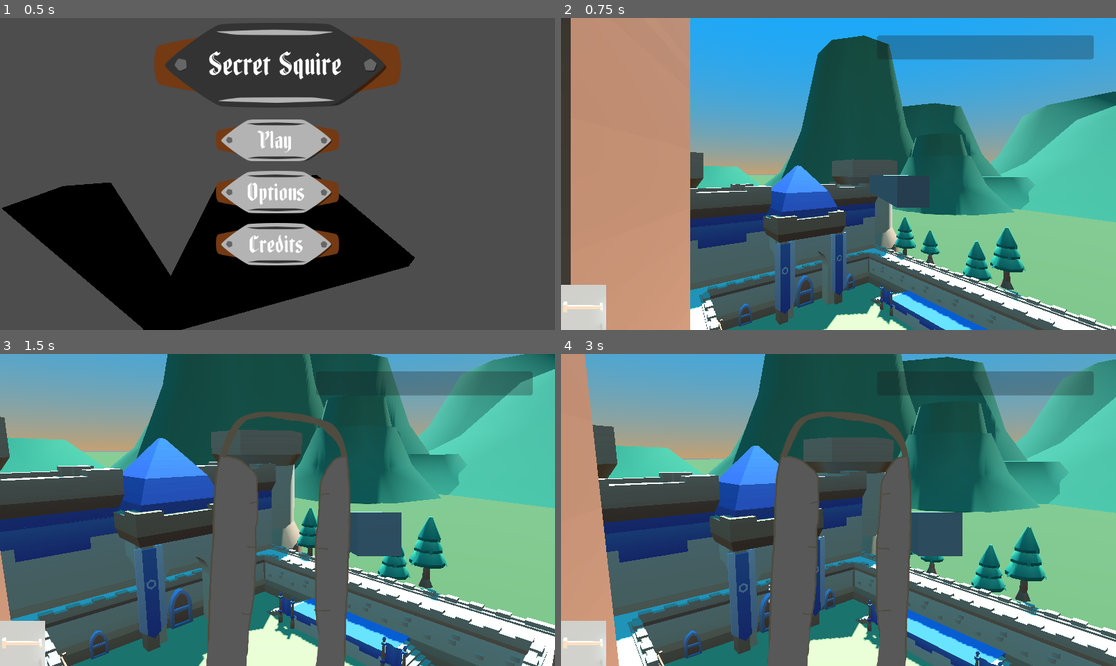
Above: before the commit, frames 1-4 (two rows, left to right).
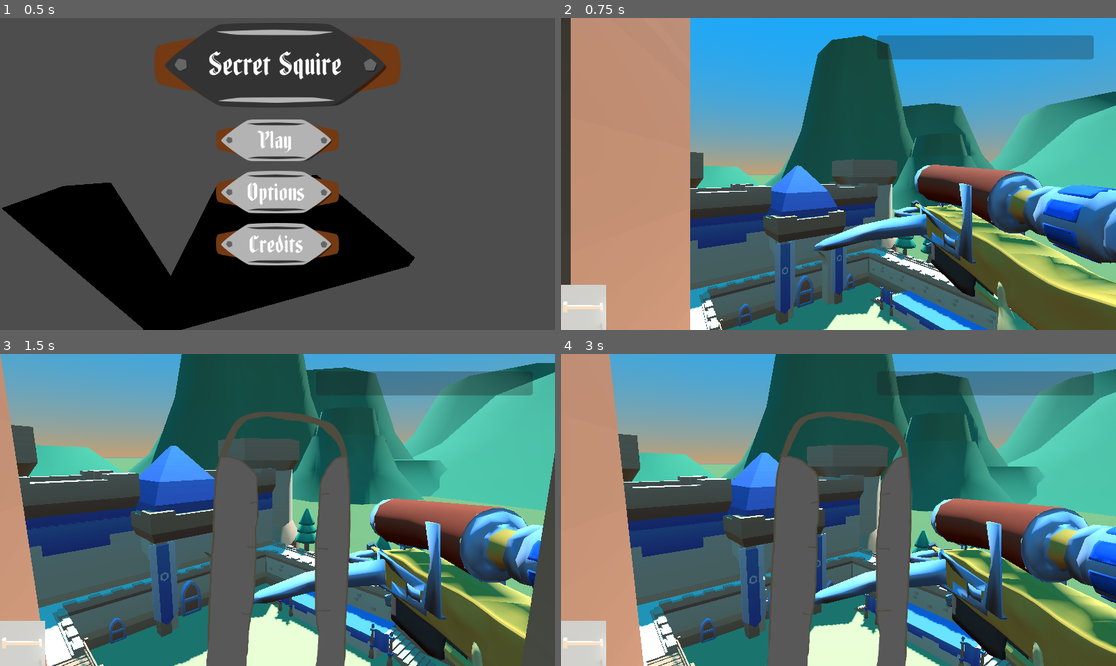
Above: after the commit, the same moments.

Repository: CodeyWinslow/brackeys_2025_1
Game: Godot game, scene res://scenes/start_scene.tscn
The game is run twice, just before and just after one commit, with the same random seed, the same clock (stepped at 60 frames per second) and the same inputs.
Inputs (mouse positions are in pixels of both pictures, inside the frame that each line leads up to):
- Up to frame 1 (0.5 s): no input
- Up to frame 2 (0.75 s): click "Play" at 0.5 s
- Up to frame 3 (1.5 s): tap Enter at 1.25 s; move the mouse to (305, 510) at 1.27 s; hold Up from 1.28 s (still down); hold Right mouse button (zoom) from 1.28 s (still down)
- Up to frame 4 (3 s): keep holding Up; tap Space at 2 s; move the mouse to (810, 510) at 2.02 s; release Right mouse button (zoom) at 2.03 s; click (810, 510) at 2.1 s; right-click (810, 510) at 2.3 s; move the mouse to (849, 503) at 2.77 s; hold Right mouse button (zoom) from 2.78 s (still down)

Frame 1 is identical in both runs. In frame 2, 16% of the frame differs, in the area x 45-100%, y 46-100%; in frame 3, 39%, in the area x 0-100%, y 0-100%; in frame 4, 38%.

Commit message:
Added a crossbow model

Diff:
--- a/godot/brackeyssnipergame/prefabs/crossbow.tscn
+++ b/godot/brackeyssnipergame/prefabs/crossbow.tscn
@@ -1,18 +1,42 @@
-[gd_scene load_steps=4 format=3 uid="uid://dpebgcbj65k35"]
+[gd_scene load_steps=5 format=3 uid="uid://dpebgcbj65k35"]
 
 [ext_resource type="Script" path="res://scripts/crossbow.gd" id="1_4t82j"]
 [ext_resource type="PackedScene" uid="uid://cohu2xaawvkw3" path="res://prefabs/arrows/arrow_base.tscn" id="2_7ri6m"]
-
-[sub_resource type="BoxMesh" id="BoxMesh_yv74s"]
+[ext_resource type="PackedScene" uid="uid://c783u8g5m248t" path="res://assets/meshes/crossbow.gltf" id="3_8ogvc"]
+[ext_resource type="Material" uid="uid://bukb65lpo1t32" path="res://resources/materials/base_material.tres" id="4_hu1mk"]
 
 [node name="Crossbow" type="Node3D" node_paths=PackedStringArray("cooldown_timer")]
 script = ExtResource("1_4t82j")
 arrow = ExtResource("2_7ri6m")
 cooldown_timer = NodePath("Timer")
 
-[node name="Mesh" type="MeshInstance3D" parent="."]
-transform = Transform3D(0.05, 0, 0, 0, 0.05, 0, 0, 0, 0.35, 0, 0, 0)
-mesh = SubResource("BoxMesh_yv74s")
+[node name="crossbow" parent="." instance=ExtResource("3_8ogvc")]
+
+[node name="Crossbow" parent="crossbow" index="0"]
+surface_material_override/0 = ExtResource("4_hu1mk")
+
+[node name="ArrowModel" parent="crossbow/Crossbow" index="0"]
+surface_material_override/0 = ExtResource("4_hu1mk")
+
+[node name="ArrowModel_001" parent="crossbow/Crossbow" index="1"]
+surface_material_override/0 = ExtResource("4_hu1mk")
+
+[node name="ArrowModel_002" parent="crossbow/Crossbow" index="2"]
+surface_material_override/0 = ExtResource("4_hu1mk")
+
+[node name="ArrowModel_003" parent="crossbow/Crossbow" index="3"]
+surface_material_override/0 = ExtResource("4_hu1mk")
+
+[node name="BowPart" parent="crossbow/Crossbow" index="4"]
+surface_material_override/0 = ExtResource("4_hu1mk")
+
+[node name="Human 2" parent="crossbow/Crossbow" index="5"]
+surface_material_override/0 = ExtResource("4_hu1mk")
+
+[node name="Telescope" parent="crossbow/Crossbow" index="6"]
+surface_material_override/0 = ExtResource("4_hu1mk")
 
 [node name="Timer" type="Timer" parent="."]
 one_shot = true
+
+[editable path="crossbow"]
--- a/godot/brackeyssnipergame/prefabs/player.tscn
+++ b/godot/brackeyssnipergame/prefabs/player.tscn
@@ -11,4 +11,4 @@
 fov = 65.0
 
 [node name="Crossbow" parent="Camera3D" instance=ExtResource("2_bjgpu")]
-transform = Transform3D(-1, 0, -8.74228e-08, 0, 1, 0, 8.74228e-08, 0, -1, 0.116846, -0.0278318, -0.558068)
+transform = Transform3D(-0.995829, -0.0500247, -0.0762969, -0.0563922, 0.994892, 0.0837245, 0.0717189, 0.0876779, -0.993564, 0.351148, -0.19229, -0.387262)
--- a/godot/brackeyssnipergame/scripts/player.gd
+++ b/godot/brackeyssnipergame/scripts/player.gd
@@ -8,7 +8,7 @@
 signal zoom_state_changed(is_zoomed: bool)
 
 var zoom_enabled = false
-var target_fov : float = 60.0  # Default zoom level
+var target_fov : float = 65.0  # Default zoom level
 
 # rotation limits (in degrees)
 var min_pitch = -80
Binary file added: godot/brackeyssnipergame/assets/meshes/crossbow.bin
Not shown, added: godot/brackeyssnipergame/assets/meshes/crossbow.gltf
Not shown, added: godot/brackeyssnipergame/assets/meshes/crossbow.gltf.import
